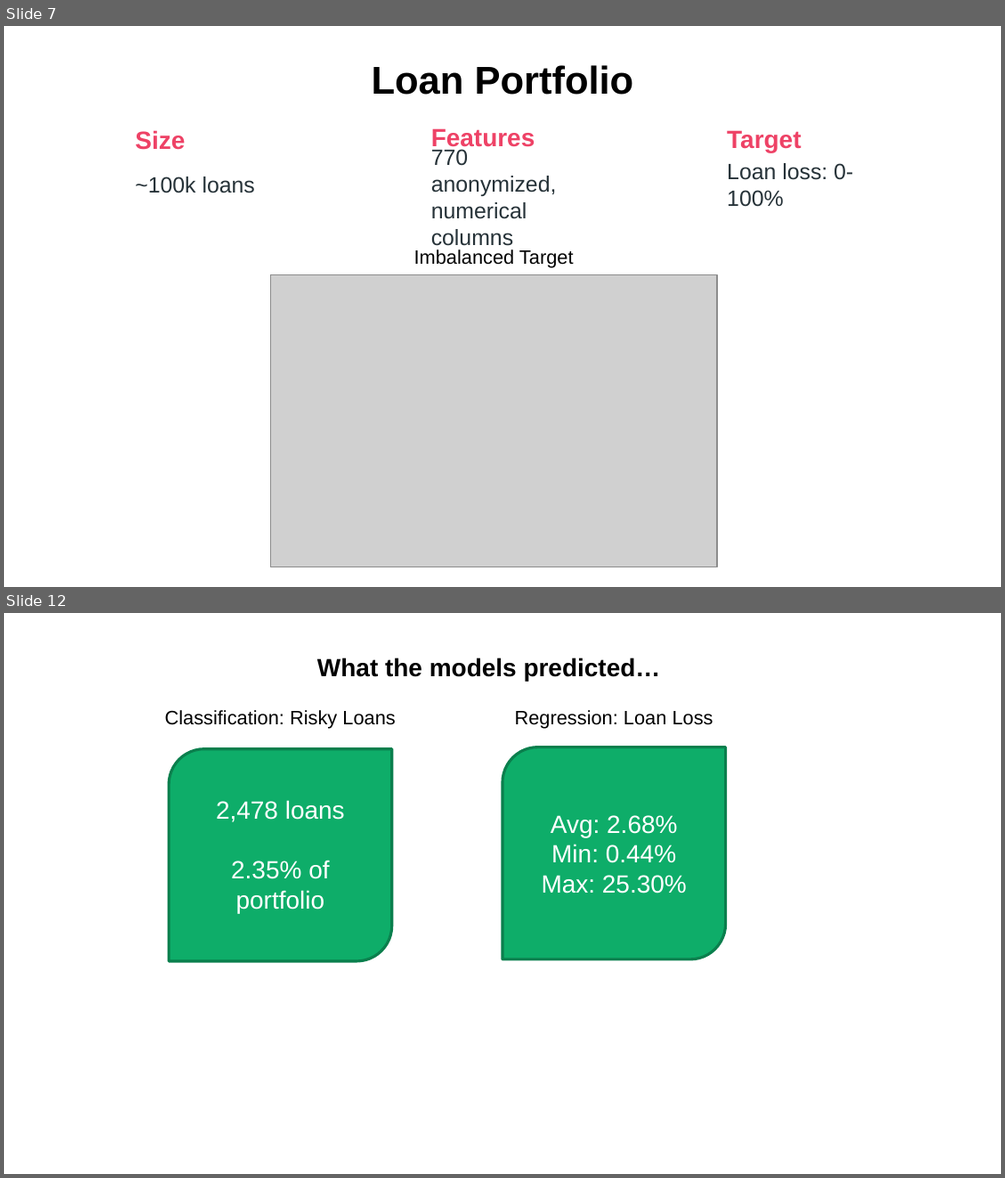
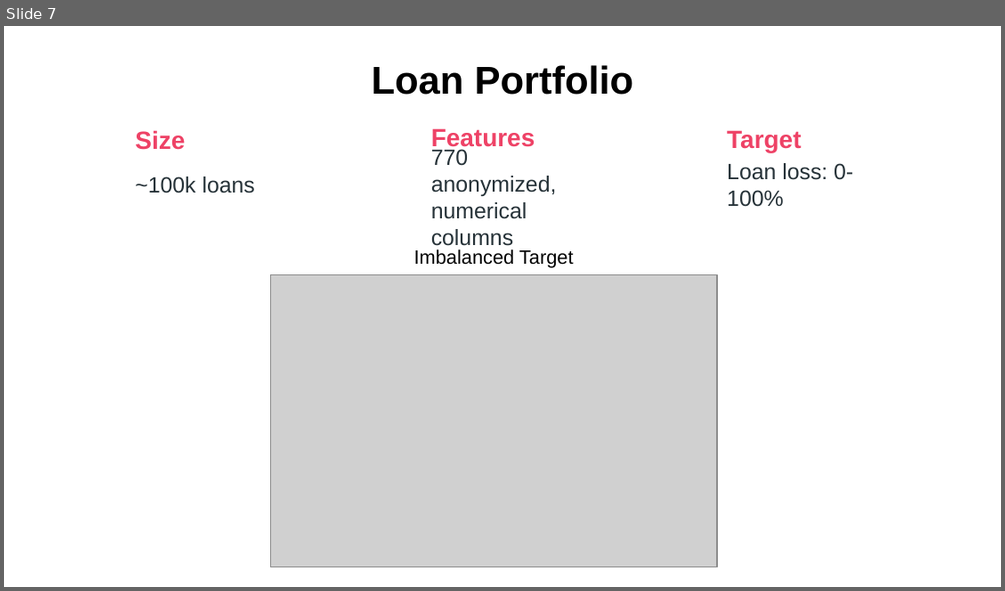
Before and after one commit to mdominguez2010/Loan-Loss, a slide deck: presentation/presentation_final_draft.pptx. Shown one above the other, each under a label of ours: slides 7 and 12 before the commit, slide 7 after it; the slides between them are not shown. The pictures are 1005x1178 and 1005x591 pixels, drawn with LibreOffice and Linux fonts; fonts in the diff are those of the drawing; grey boxes stand for pictures. Boxes give left, top, right and bottom in pixels: in the first picture for what was removed or moved away, otherwise in the second. Text is boxed around its words. In the diff, an @@ line names an element or a change of style, - is before the commit and + after.

```diff
--- a/presentation/presentation_final_draft.pptx
+++ b/presentation/presentation_final_draft.pptx
@@ slide 12 removed at box(4, 613, 1001, 1174), background #FFFFFF @@
@@ text removed at box(317, 657, 661, 681) @@
-What the models predicted…
@@ text removed at box(165, 710, 395, 729) @@
-Classification: Risky Loans
@@ text removed at box(515, 710, 713, 729) @@
-Regression: Loan Loss
@@ round diag rect removed at box(169, 748, 392, 961) @@
-2,478 loans
-2.35% of portfolio
@@ round diag rect removed at box(502, 747, 726, 960) @@
-Avg: 2.68%
-Min: 0.44%
-Max: 25.30%
```
Also in this commit, not shown: 3 slides changed, 3 slides added, 1 other slide removed, 1 other file.
